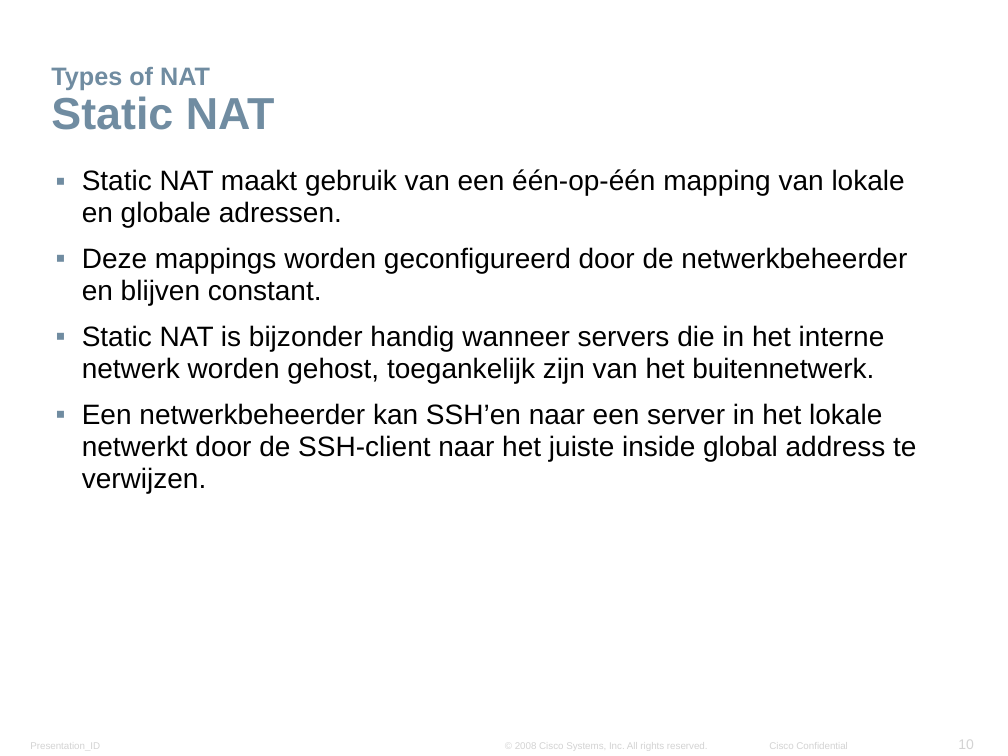
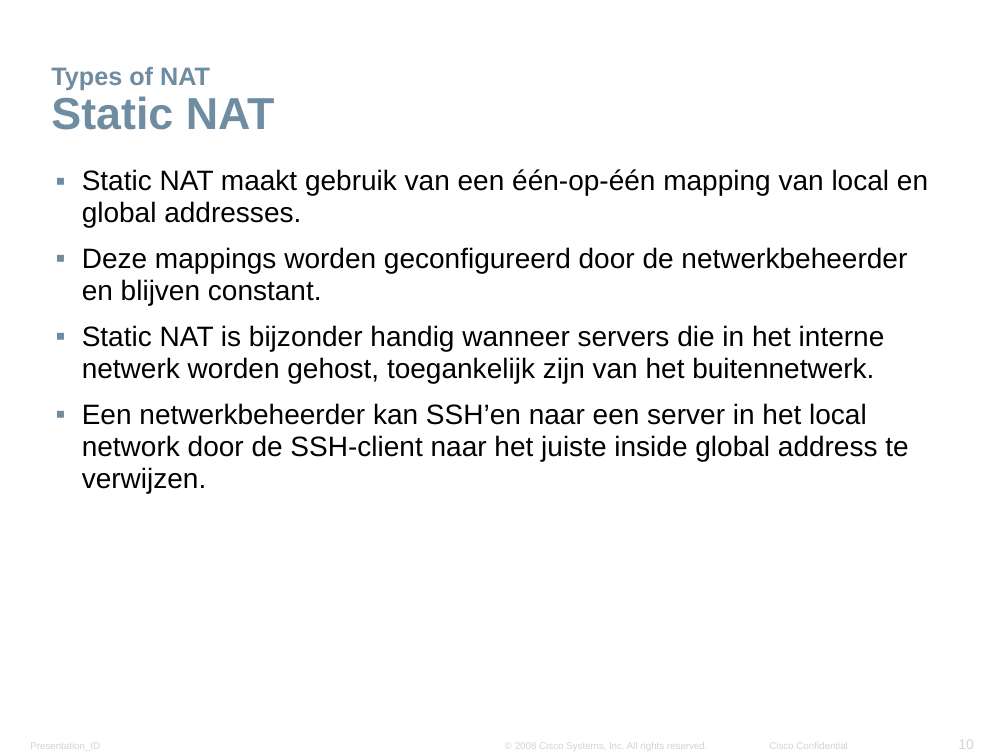
Before and after one commit to kenzot11/Presentatie-NAT, a slide deck: slide 10 of Networking Advanced - Chapter5 - NAT.pptx. Drawn at 1008x756 pixels with LibreOffice and Linux fonts; fonts in the diff are those of the drawing; background and template pictures are left out. Boxes give left, top, right and bottom in pixels: in the first picture for what was removed or moved away, otherwise in the second. Text is boxed around its words. In the diff, an @@ line names an element or a change of style, - is before the commit and + after.

```diff
--- a/Networking Advanced - Chapter5 - NAT.pptx
+++ b/Networking Advanced - Chapter5 - NAT.pptx
@@ text at (82, 169, 928, 227): text changed @@
-▪ Static NAT maakt gebruik van een één-op-één mapping van lokale en globale adressen.
+▪ Static NAT maakt gebruik van een één-op-één mapping van local en global addresses.
@@ text at (82, 403, 908, 493): text changed @@
-▪ Een netwerkbeheerder kan SSH’en naar een server in het lokale netwerkt door de SSH-client naar het juiste inside global address te verwijzen.
+▪ Een netwerkbeheerder kan SSH’en naar een server in het local network door de SSH-client naar het juiste inside global address te verwijzen.
```
Also in this commit, not shown: 5 other slides changed.
